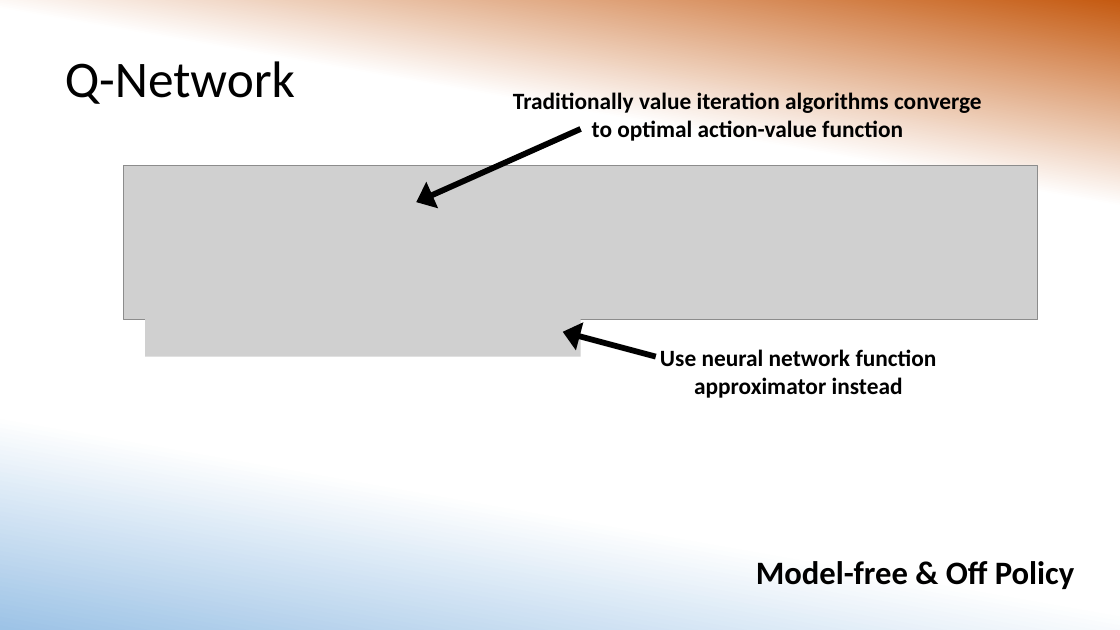
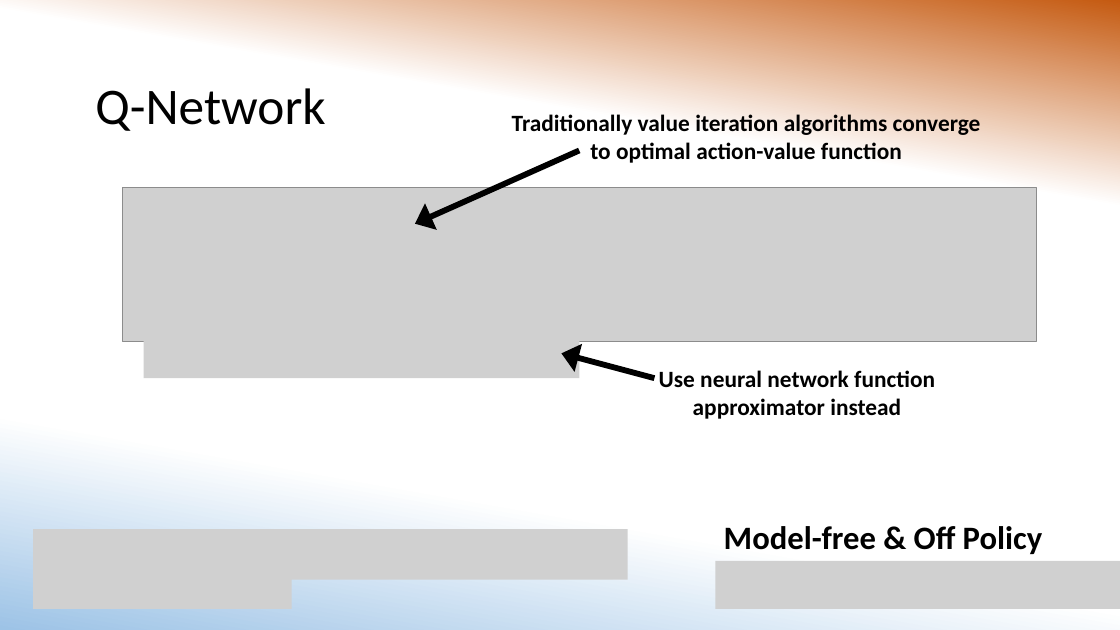
Before and after one commit to MorganMWJ/sem1020-paper-presentations, a slide deck: slide 5 of DQN/dqn_slides.pptx. Drawn at 1120x630 pixels with LibreOffice and Linux fonts; fonts in the diff are those of the drawing; grey boxes stand for pictures. Boxes give left, top, right and bottom in pixels: in the first picture for what was removed or moved away, otherwise in the second. Text is boxed around its words. In the diff, an @@ line names an element or a change of style, - is before the commit and + after.

```diff
--- a/DQN/dqn_slides.pptx
+++ b/DQN/dqn_slides.pptx
@@ title "Q-Network": place and size @@
-title "Q-Network" at (65,61,295,104)
+title "Q-Network" at (95,88,325,131)
@@ 2 pictures, 2 texts, 2 arrows: place and size @@
-2 pictures, 2 texts, 2 arrows at (124,92,1038,398)
+2 pictures, 2 texts, 2 arrows at (122,114,1037,419)
@@ picture added at (33,529,628,580) @@
@@ text "Model-free & Off Policy": place and size @@
-text "Model-free & Off Policy" at (756,561,1074,589)
+text "Model-free & Off Policy" at (724,526,1042,554)
@@ picture added at (716,561,1120,609) @@
@@ picture added at (33,576,292,609) @@
```
Also in this commit, not shown: 4 other slides changed, 1 other file.
